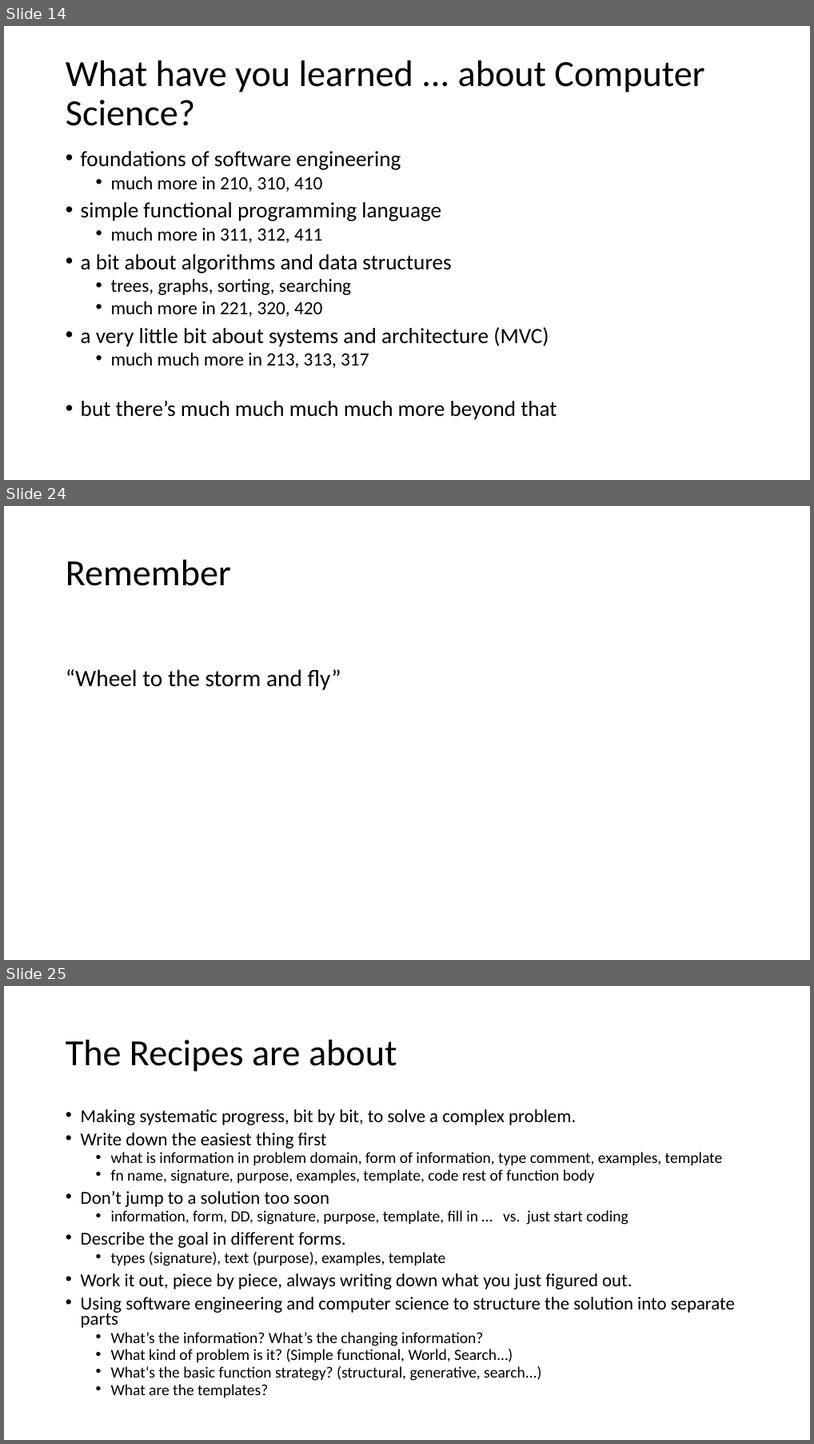
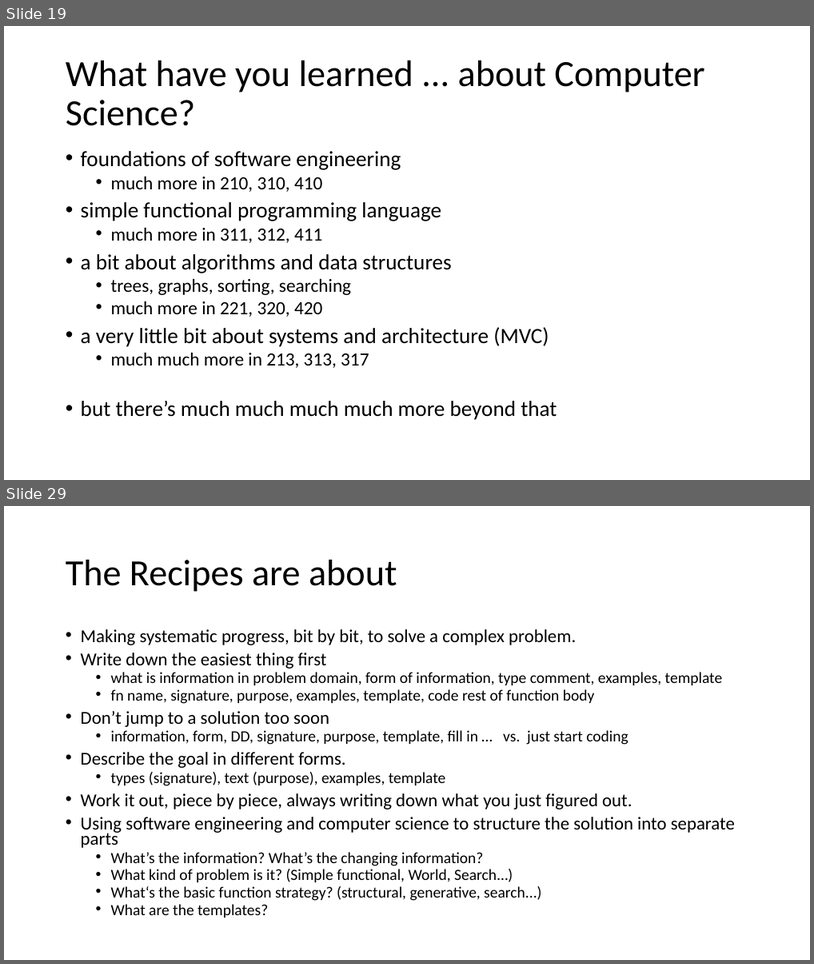
Before and after one commit to GregorKiczales/spd-materials, a slide deck: instructor/l23/lec23-wrap.pptx. Shown one above the other, each under a label of ours: slides 14, 24 and 25 before the commit, slides 19 and 29 after it; the slides between them are not shown. The pictures are 814x1444 and 814x964 pixels, drawn with LibreOffice and Linux fonts; fonts in the diff are those of the drawing. Boxes give left, top, right and bottom in pixels: in the first picture for what was removed or moved away, otherwise in the second. Text is boxed around its words. In the diff, an @@ line names an element or a change of style, - is before the commit and + after.

```diff
--- a/instructor/l23/lec23-wrap.pptx
+++ b/instructor/l23/lec23-wrap.pptx
@@ slide 24 removed at (x1=4, y1=506, x2=810, y2=960), background #FFFFFF @@
@@ title removed at (x1=66, y1=560, x2=231, y2=586) @@
-Remember
@@ text removed at (x1=66, y1=669, x2=342, y2=690) @@
-“Wheel to the storm and fly”
@@ what was slide 14 is now slide 19 @@
@@ what was slide 25 is now slide 29 @@
```
Also in this commit, not shown: 14 slides changed, 6 slides added, 1 other slide removed, 1 other file.
